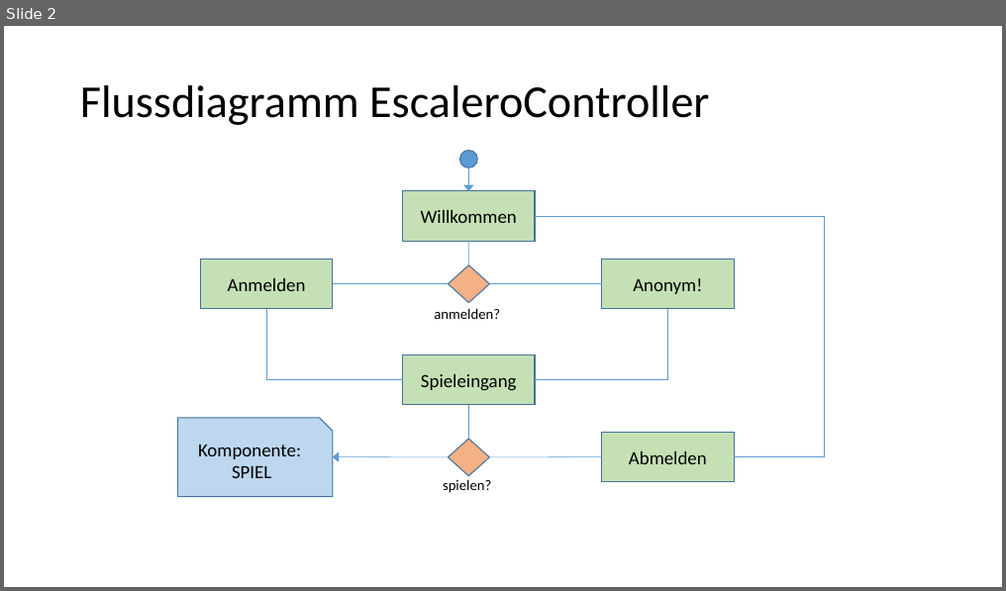
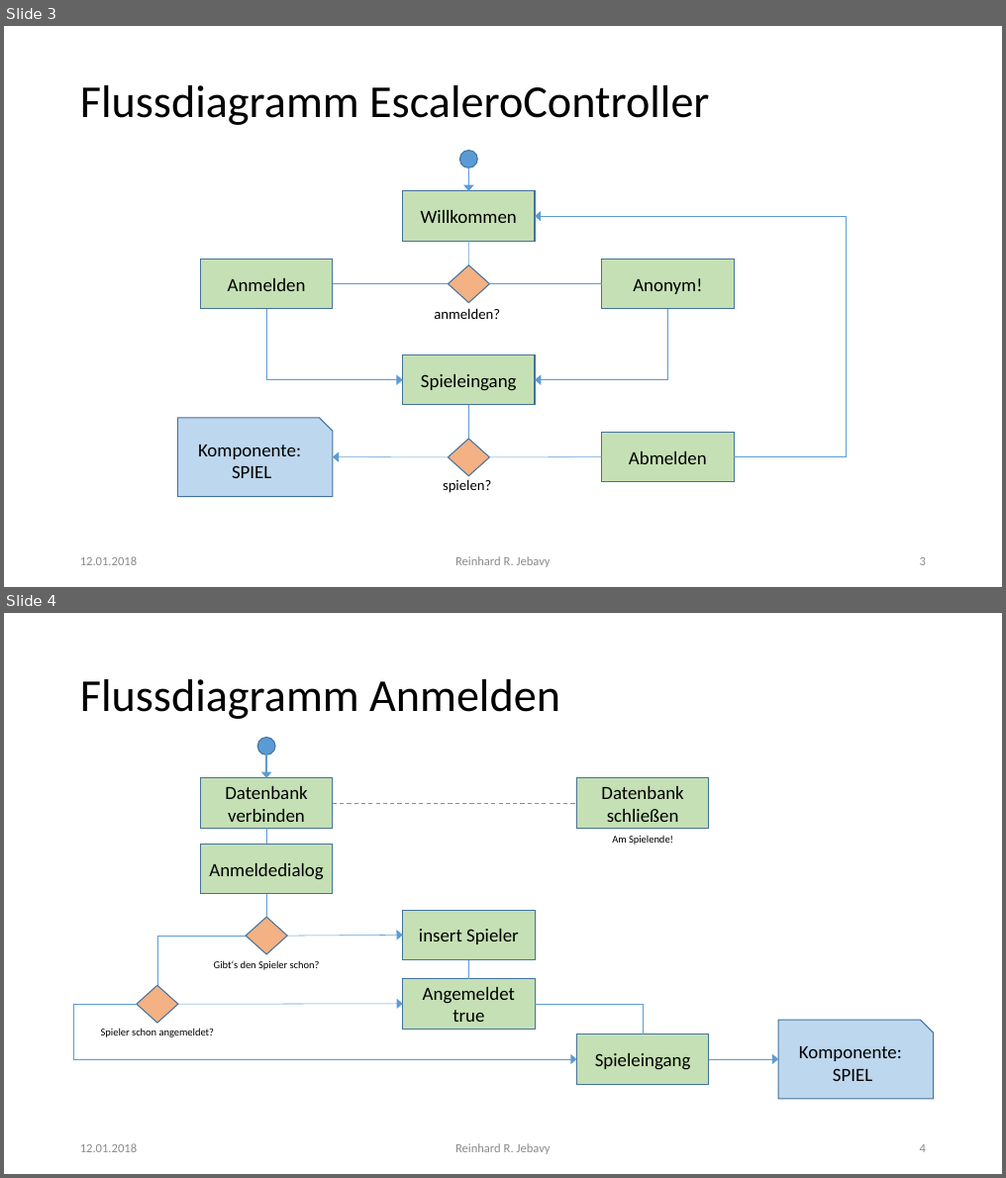
Before and after one commit to rjebavy/Escalero2, a slide deck: doc/drafts/Escalero2.pptx. Shown one above the other, each under a label of ours: slide 2 before the commit, slides 3 and 4 after it. The pictures are 1006x591 and 1006x1178 pixels, drawn with LibreOffice and Linux fonts; fonts in the diff are those of the drawing. Boxes give left, top, right and bottom in pixels: in the first picture for what was removed or moved away, otherwise in the second. Text is boxed around its words. In the diff, an @@ line names an element or a change of style, - is before the commit and + after.

Commit message:
Projektdokumentation: Struktur & Flussdiagramme, erstellt/ergänzt. Powerpoint: MVC-Struktur; Flussdiagramme EscaleroController & Anmelden. Tageslogdatei aktualisiert.

```diff
--- a/doc/drafts/Escalero2.pptx
+++ b/doc/drafts/Escalero2.pptx
@@ slide 4 added at bbox=[4, 613, 1002, 1174], background #FFFFFF @@
@@ title added at bbox=[80, 679, 560, 719], 44 pt, text #000000 @@
+Flussdiagramm Anmelden
@@ ellipse added at bbox=[257, 738, 275, 756], fill #5B9BD5, outline #43739E 1 pt @@
@@ arrow added from (266, 738) to (266, 778), #5B9BD5 1.25 pt @@
@@ rectangle added at bbox=[201, 778, 333, 829], fill #C5E0B4, outline #43739E 1 pt, 18 pt, text #000000 @@
+Datenbank verbinden
@@ rectangle added at bbox=[576, 778, 709, 829], fill #C5E0B4, outline #43739E 1 pt, 18 pt, text #000000 @@
+Datenbank schließen
@@ line added from (333, 803) to (576, 803), #5B9BD5 1 pt dashed @@
@@ rectangle added at bbox=[201, 845, 333, 894], fill #C5E0B4, outline #43739E 1 pt, 18 pt, text #000000 @@
+Anmeldedialog
@@ line added from (266, 829) to (266, 845), #5B9BD5 0.5 pt @@
@@ text added at bbox=[612, 836, 673, 845], 10 pt, text #000000 @@
+Am Spielende!
@@ line added from (266, 894) to (266, 917), #5B9BD5 0.5 pt @@
@@ elbow line added from (246, 936) to (157, 986), #5B9BD5 0.5 pt @@
@@ diamond added at bbox=[246, 917, 288, 955], fill #F4B183, outline #43739E 1 pt @@
@@ arrow added from (287, 936) to (403, 935), #5B9BD5 0.5 pt @@
@@ rectangle added at bbox=[403, 910, 535, 960], fill #C5E0B4, outline #43739E 1 pt, 18 pt, text #000000 @@
+insert Spieler
@@ text added at bbox=[214, 960, 320, 970], 10 pt, text #000000 @@
+Gibt‘s den Spieler schon?
@@ line added from (469, 960) to (469, 979), #5B9BD5 0.5 pt @@
@@ diamond added at bbox=[137, 986, 178, 1023], fill #F4B183, outline #43739E 1 pt @@
@@ rectangle added at bbox=[403, 979, 535, 1029], fill #C5E0B4, outline #43739E 1 pt, 18 pt, text #000000 @@
+Angemeldet true
@@ elbow arrow added from (137, 1004) to (576, 1059), #5B9BD5 0.5 pt @@
@@ text added at bbox=[101, 1028, 215, 1038], 10 pt, text #000000 @@
+Spieler schon angemeldet?
@@ arrow added from (178, 1004) to (403, 1004), #5B9BD5 0.5 pt @@
@@ elbow line added from (535, 1004) to (643, 1035), #5B9BD5 0.5 pt @@
@@ snip rect added at bbox=[779, 1020, 934, 1100], fill #BDD7EE, outline #43739E 1 pt, 18 pt, text #000000 @@
+Komponente:
+SPIEL
@@ rectangle added at bbox=[576, 1035, 709, 1084], fill #C5E0B4, outline #43739E 1 pt, 18 pt, text #000000 @@
+Spieleingang
@@ arrow added from (709, 1059) to (779, 1059), #5B9BD5 0.5 pt @@
@@ text added at bbox=[80, 1144, 137, 1153], 12 pt, text #8C8C8C @@
+12.01.2018
@@ text added at bbox=[455, 1144, 550, 1155], 12 pt, text #8C8C8C @@
+Reinhard R. Jebavy
@@ page number added at bbox=[920, 1145, 926, 1153], 12 pt, text #8C8C8C @@
+4
@@ what was slide 2 is now slide 3 @@
@@ slide 3 changed as well @@
@@ elbow line (734, 458) - (535, 216): elbow line to elbow arrow; route changed @@
@@ elbow line (266, 309) - (403, 380): elbow line to elbow arrow @@
@@ elbow line (668, 309) - (535, 380): elbow line to elbow arrow @@
@@ text added at bbox=[80, 557, 137, 566], 12 pt, text #8C8C8C @@
+12.01.2018
@@ text added at bbox=[455, 557, 550, 568], 12 pt, text #8C8C8C @@
+Reinhard R. Jebavy
@@ page number added at bbox=[920, 558, 926, 566], 12 pt, text #8C8C8C @@
+3
```
Also in this commit, not shown: 1 other slide changed, 1 other slide added, 4 other files.
